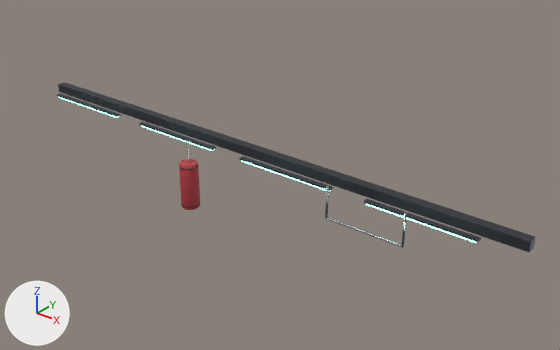
The glTF model assets/models/ceiling_gym.glb: old version first, new version second.
Rendered twice from a 50 mm lens placed at (19.39, -11.97, 7.82), pointed at (8.36, 1.83, -0.73). Arrows for +X, +Y and +Z are at lower left; the lights stay in place. The picture after the commit comes second. Where no turn or scale is listed for an object, it has been applied to the vertices. Vertices at exactly the same position are counted once.

The first picture shows 'Cylinder.001', 'decor'.
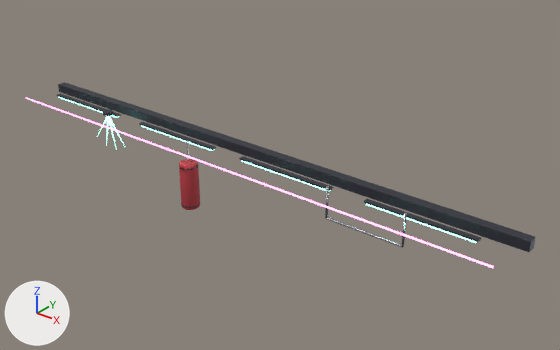
Boxes (x1, y1, x2, y2) around the edits, measured in the pictures (560 x 350 px):
'decor', reshaped (6% wider, 9% taller)
    before: (57, 82, 536, 252)
    after: (26, 82, 536, 268)
part 1 of me_cube, added
    after: (26, 97, 494, 268)
part 2 of me_cube, added
    after: (103, 109, 113, 116)
part 3 of me_cube, added
    after: (97, 116, 125, 150)

Diff of the bpy script that builds the scene:
```diff
--- a/assets/models/ceiling_gym.glb.py
+++ b/assets/models/ceiling_gym.glb.py
@@ mat_m04 @@
+mat_m04 = principled_material('m04')
+mat_m04.base_color = (0.25, 0.05, 0.175)  # purple #893f74
+mat_m04.roughness = 0.4
+mat_m04.emission_color = (1.0, 0.2, 0.7)  # pink #ff7cda
+mat_m04.emission_strength = 4.0
@@ me_cube @@
 # used by ob_decor; location = (2.0, 0.95, -0.12)
-me_cube.from_pydata(...)  # 564 vertices, 1076 faces; spans x -2.0..13.0, y -0.1..0.9, z -0.7..0.1
+me_cube.from_pydata(...)  # 840 vertices, 1600 faces; spans x -2.0..13.0, y -0.8..0.9, z -1.0..0.1
+# me_cube part 1: a new loose piece, a 6-sided cylinder along x spanning x -1.8..12.8, y -0.822..-0.778, z 0.035..0.085, in mat_m04 (purple #893f74, glowing pink #ff7cda)
+# me_cube part 2: a new loose piece of 112 vertices spanning x 0.9..1.1, y -0.2..0.0, z 0.0..0.1, in mat_m01 (dark grey #4b4d57)
+# me_cube part 3
+# 20 vertices are added at x 0.4..1.0, y -0.1, z -1.0..0.0
+# 5 new vertices lie (0.6, 0.0, 0.8) away from vertices in x 0.4, y -0.1, z -0.8
+# 5 new vertices lie (0.6, 0.0, -0.8) away from vertices in x 1.0, y -0.1, z 0.0
+# 5 new vertices lie (0.2, 0.0, 1.0) away from vertices in x 0.8, y -0.1, z -1.0
+# 5 new vertices lie (0.2, 0.0, -1.0) away from vertices in x 1.0, y -0.1, z 0.0
+# 64 new faces join them, mat_m00 (green #4d8978, glowing green #95ffe1)
+# other edits to the shape of me_cube do not show in these pictures
 me_cube.materials.append(mat_m00)
@@ me_cube @@
 me_cube.materials.append(mat_m02)
+me_cube.materials.append(mat_m04)  # purple #893f74, glowing pink #ff7cda
```
